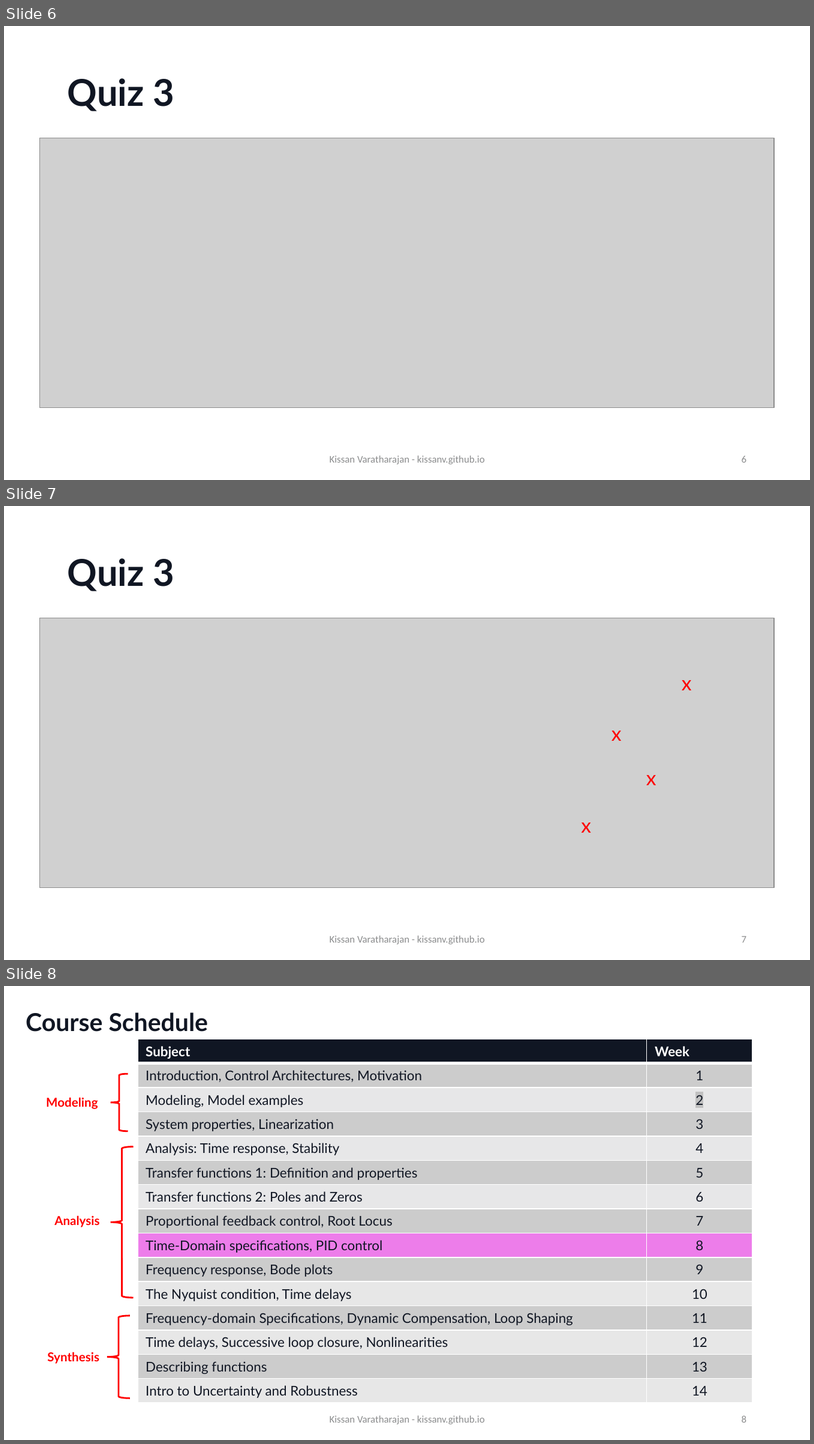
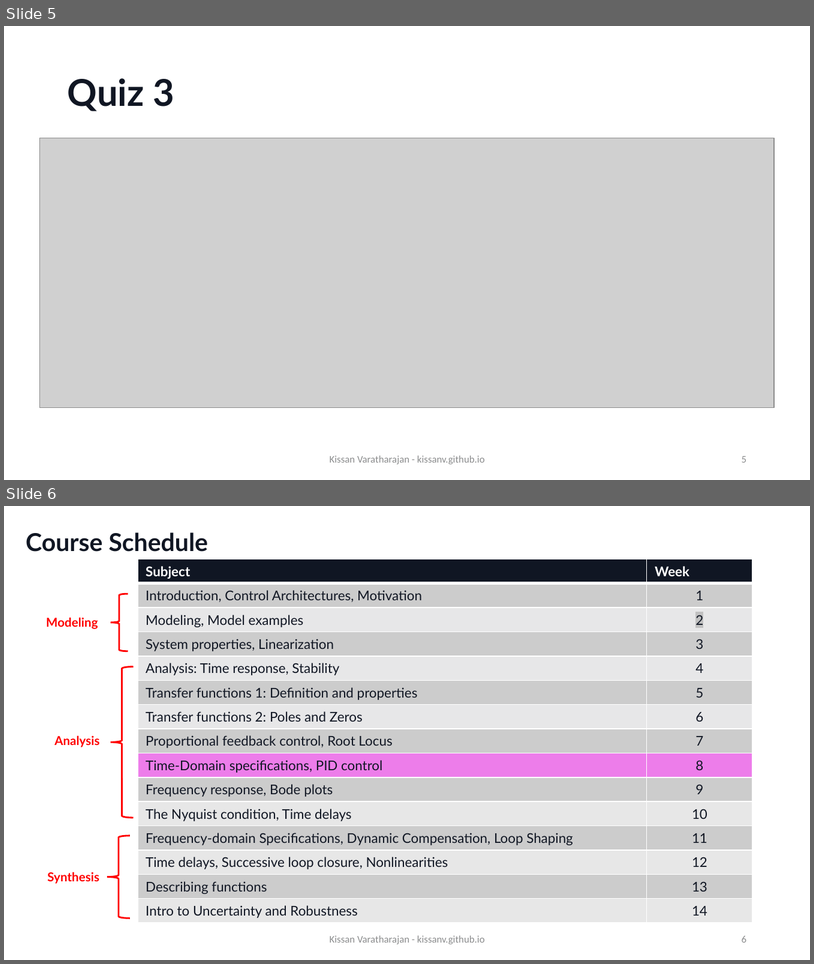
Before and after one commit to KissanV/KissanV.github.io, a slide deck: pdfs/CS1/CS1_Week8_empty.pptx. Shown one above the other, each under a label of ours: slides 6, 7 and 8 before the commit, slides 5 and 6 after it. The pictures are 814x1444 and 814x964 pixels, drawn with LibreOffice and Linux fonts; fonts in the diff are those of the drawing; grey boxes stand for pictures; background and template pictures are left out. Boxes give left, top, right and bottom in pixels: in the first picture for what was removed or moved away, otherwise in the second. Text is boxed around its words. In the diff, an @@ line names an element or a change of style, - is before the commit and + after.

```diff
--- a/pdfs/CS1/CS1_Week8_empty.pptx
+++ b/pdfs/CS1/CS1_Week8_empty.pptx
@@ slide 7 removed at (4,506,810,960), background #FFFFFF @@
@@ title removed at (68,558,175,591) @@
-Quiz 3
@@ picture removed at (40,618,775,888) @@
@@ text removed at (682,680,692,690) @@
-x
@@ text removed at (612,730,622,741) @@
-x
@@ text removed at (647,775,657,785) @@
-x
@@ text removed at (581,822,591,832) @@
-x
@@ text removed at (330,935,485,944) @@
-Kissan Varatharajan - kissanv.github.io
@@ page number removed at (742,936,747,942) @@
-7
@@ what was slide 6 is now slide 5 @@
@@ page number at (742,456,747,462): text changed @@
-6
+5
@@ what was slide 8 is now slide 6 @@
@@ page number at (742,935,747,942): text changed @@
-8
+6
```
Also in this commit, not shown: 6 slides changed, 1 other slide removed, 1 other file.
